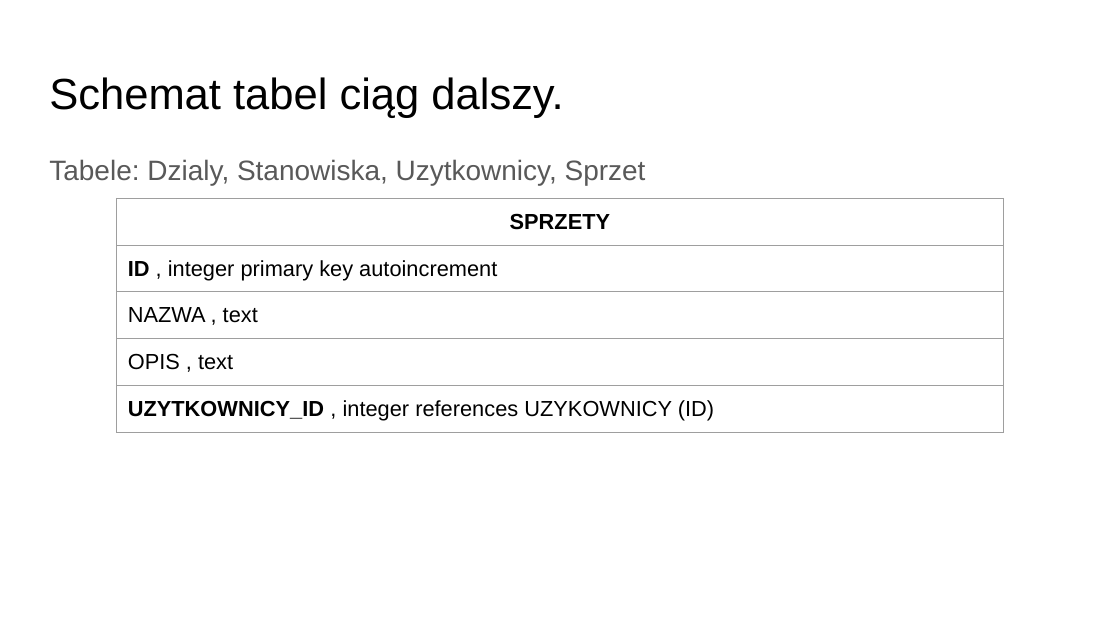
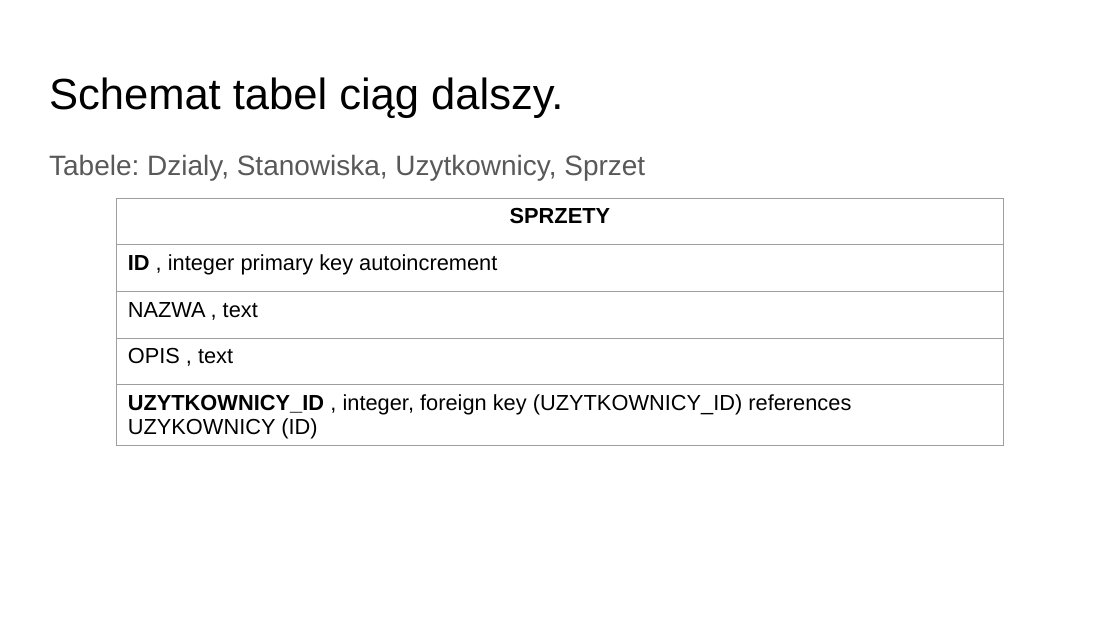
Before and after one commit to PrzemekN/wyposazenie, a slide deck: slide 5 of Projekt bazy danych Wyposazenie.pptx. Drawn at 1120x630 pixels with LibreOffice and Linux fonts; fonts in the diff are those of the drawing. Boxes give left, top, right and bottom in pixels: in the first picture for what was removed or moved away, otherwise in the second. Text is boxed around its words. In the diff, an @@ line names an element or a change of style, - is before the commit and + after.

```diff
--- a/Projekt bazy danych Wyposazenie.pptx
+++ b/Projekt bazy danych Wyposazenie.pptx
@@ text "Tabele: Dzialy, Stanowiska, Uzytkownicy, Sprzet" at bbox=[49, 154, 645, 180]: line spacing 1.15 to 1 @@
@@ table at bbox=[116, 198, 1004, 443] @@
-row 5, column 1: UZYTKOWNICY_ID , integer references UZYKOWNICY (ID)
+row 5, column 1: UZYTKOWNICY_ID , integer, foreign key (UZYTKOWNICY_ID) references UZYKOWNICY (ID)
@@ borders changed @@
```
Also in this commit, not shown: 7 other slides changed, 1 slide added, 1 other file.
